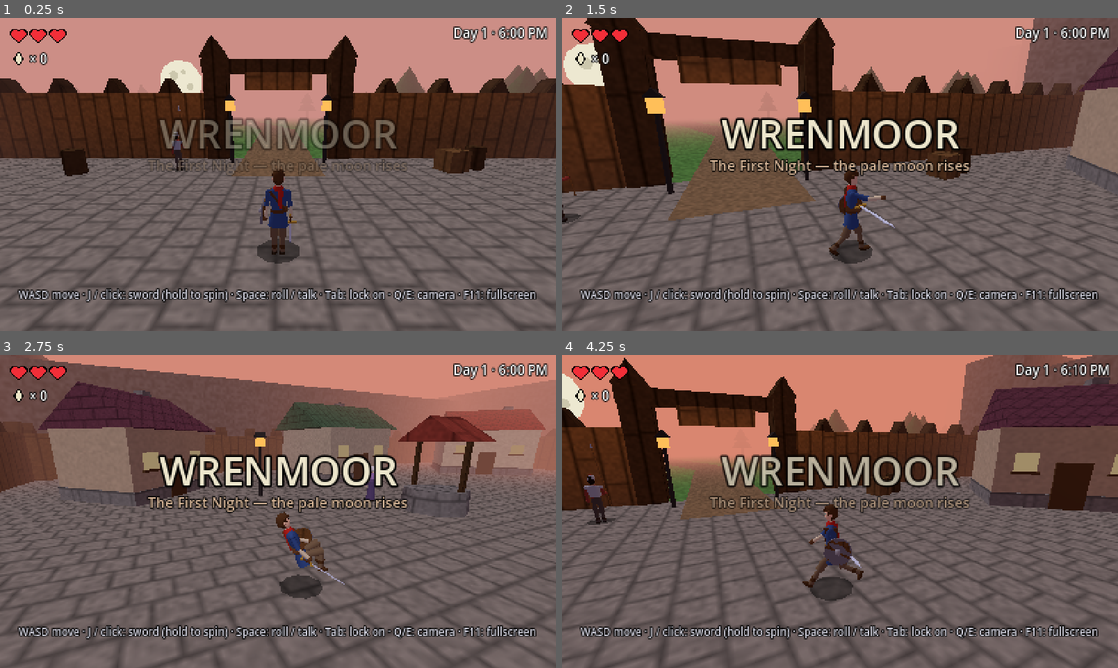
Above: before the commit, frames 1-4 (two rows, left to right).
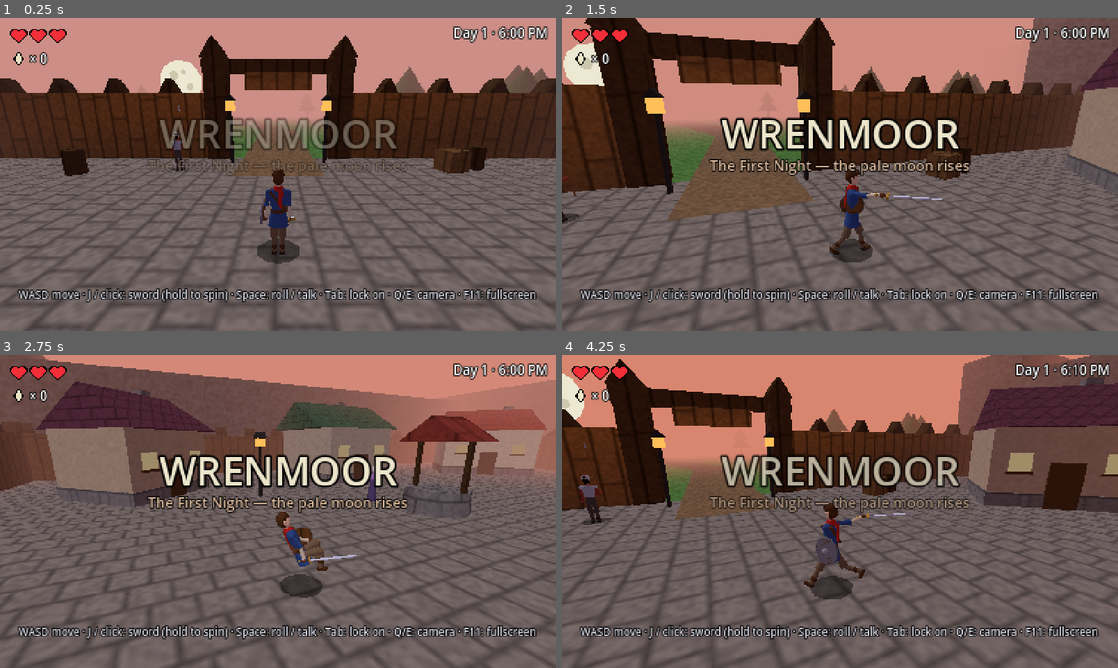
Above: after the commit, the same moments.

Repository: Feynos-Lin/zeldaclone
Game: Godot game, scene res://main.tscn
Two runs of this game, one before a commit and one after it. Both use one fixed random seed, a clock stepped at 60 frames per second and the inputs below.
Inputs (mouse positions are in pixels of both pictures, inside the frame that each line leads up to):
- Up to frame 1 (0.25 s): no input
- Up to frame 2 (1.5 s): tap Enter at 0.5 s; move the mouse to (962, 158) at 0.52 s; hold D (move_right) 0.53-1.25 s; hold J (attack) 0.53-1.25 s; tap Space (action) at 0.6 s; click (962, 158) at 0.67 s; drag from (728, 190) to (812, 237) at 1.27 s
- Up to frame 3 (2.75 s): move the mouse to (333, 442) at 2.02 s; hold D (move_right) from 2.03 s (still down); tap Tab (target) at 2.1 s; tap Space (action) at 2.3 s
- Up to frame 4 (4.25 s): release D (move_right) at 2.75 s; drag from (812, 574) to (673, 464) at 2.77 s; move the mouse to (1006, 558) at 3.52 s; hold A (move_left) from 3.53 s (still down); hold J (attack) from 3.53 s (still down); tap Tab (target) at 3.8 s

The runs differ from the first frame. In frame 1, less than 0.1% of the frame differs, in the area x 51-54%, y 54-72%; in frame 2, 0.7%; in frame 3, 7.0%; in frame 4, 15%, in the area x 0-100%, y 0-100%.

Commit message:
Swing the sword with the whole arm
The sword is now held in the hero's right hand. Each attack drives the
shoulder, elbow and torso twist through a wind-up, contact and
follow-through, and the blade angle follows the swing.

Co-Authored-By: Claude Opus 5.5 <noreply@anthropic.com>
Claude-Session: https://claude.ai/code/session_01NRNps1Qd5pM6PAM3fTWEJ4

Diff:
--- a/scripts/player.gd
+++ b/scripts/player.gd
@@ -32,6 +32,33 @@
 var roll_dir := Vector3.ZERO
 var target = null
 var anim_t := 0.0
+
+# Sword-arm poses: [arm direction, blade direction, torso twist, elbow bend, blade flat hint].
+# Directions are in the hero's own space: -Z is forward, +X his right, +Y up.
+const REST_POSE := [Vector3(0.12, -1.0, -0.18), Vector3(0.12, -0.4, -1.0), 0.0, 0.35, Vector3.UP]
+const GUARD_POSE := [Vector3(0.22, -0.6, -0.78), Vector3(0.05, 0.3, -1.0), -0.12, 0.6, Vector3.UP]
+const CHARGE_POSE := [Vector3(0.85, -0.05, 0.45), Vector3(0.5, 0.1, 0.86), -0.6, 0.35, Vector3.UP]
+const SPIN_POSE := [Vector3(1.0, 0.05, -0.2), Vector3(1.0, 0.0, -0.1), 0.0, 0.1, Vector3.UP]
+# Each swing: wind-up, contact, follow-through.
+const SWINGS := [
+	[   # right-to-left slash
+		[Vector3(0.9, 0.0, 0.35), Vector3(0.45, 0.18, 0.87), -0.55, 0.35, Vector3.UP],
+		[Vector3(0.25, 0.05, -1.0), Vector3(0.1, -0.02, -1.0), 0.0, 0.1, Vector3.UP],
+		[Vector3(-0.6, -0.15, -0.75), Vector3(-0.95, -0.12, -0.25), 0.55, 0.2, Vector3.UP],
+	],
+	[   # backhand, left-to-right
+		[Vector3(-0.45, -0.05, -0.6), Vector3(-0.95, 0.15, 0.15), 0.5, 0.45, Vector3.UP],
+		[Vector3(0.3, 0.08, -1.0), Vector3(0.2, 0.0, -1.0), 0.0, 0.15, Vector3.UP],
+		[Vector3(0.95, -0.05, -0.15), Vector3(0.85, -0.12, 0.5), -0.55, 0.2, Vector3.UP],
+	],
+	[   # overhead chop
+		[Vector3(0.3, 1.0, 0.12), Vector3(0.05, 0.55, 0.85), -0.15, 1.1, Vector3.RIGHT],
+		[Vector3(0.2, 0.35, -1.0), Vector3(0.05, 0.45, -1.0), 0.0, 0.25, Vector3.RIGHT],
+		[Vector3(0.15, -0.55, -0.85), Vector3(0.05, -0.8, -0.6), 0.05, 0.15, Vector3.RIGHT],
+	],
+]
+var cur_pose: Array = REST_POSE
+var from_pose: Array = REST_POSE
 
 
 func _ready() -> void:
@@ -86,7 +113,8 @@
 
 	# Sword: tapered blade, crossguard, wrapped grip, pommel
 	sword_root = Node3D.new()
-	body.add_child(sword_root)
+	sword_root.position = Vector3(0, -0.3, -0.005)
+	parts.forearm_r.add_child(sword_root)
 	blade_mat = B.mat(Color(0.82, 0.86, 0.92))
 	B.mesh(sword_root, B.box_mesh(Vector3(0.055, 0.014, 0.78)), Vector3(0, 0, -0.5), blade_mat)
 	B.mesh(sword_root, B.prism(Vector3(0.055, 0.14, 0.014)), Vector3(0, 0, -0.96), blade_mat, Vector3(-90, 0, 0))
@@ -217,13 +245,14 @@
 	hit_done = false
 	spin = is_spin
 	held_time = 0.0
+	from_pose = cur_pose
 	face_target()
 	blade_mat.albedo_color = Color(0.82, 0.86, 0.92)
 	main.sfx.play("spin" if is_spin else "swing")
 
 
 func state_attack(delta: float) -> void:
-	var dur := 0.5 if spin else 0.32
+	var dur := 0.5 if spin else 0.38
 	var t := clampf(state_time / dur, 0.0, 1.0)
 	var lunge := 0.0 if spin else 4.0 * (1.0 - t)
 	velocity.x = facing.x * lunge
@@ -232,10 +261,10 @@
 		held_time += delta
 	if not spin and state_time > 0.08 and Input.is_action_just_pressed("attack"):
 		combo_queued = true
-	if not hit_done and state_time >= (0.14 if spin else 0.08):
+	if not hit_done and state_time >= (0.14 if spin else dur * 0.4):
 		hit_done = true
 		do_hit()
-	pose_sword(t)
+	pose_attack(t)
 	if state_time >= dur:
 		if combo_queued and combo < 2:
 			start_attack(combo + 1, false)
@@ -254,9 +283,6 @@
 		face_target()
 	elif move_dir.length() > 0.1:
 		facing = move_dir.normalized()
-	sword_root.position = Vector3(0.24, 1.0, 0.12)
-	sword_root.rotation_degrees = Vector3(-8, 115, 0)
-	parts.arm_r.rotation.x = 0.6
 	if state_time >= CHARGE_TIME:
 		var f := 0.5 + 0.5 * sin(state_time * 30.0)
 		blade_mat.albedo_color = Color(0.82, 0.86, 0.92).lerp(Color(1.0, 0.95, 0.5), f)
@@ -268,7 +294,6 @@
 		else:
 			state = "move"
 			blade_mat.albedo_color = Color(0.82, 0.86, 0.92)
-			rest_pose()
 
 
 func start_roll(dir: Vector3) -> void:
@@ -362,26 +387,58 @@
 
 
 func rest_pose() -> void:
-	sword_root.position = Vector3(0.24, 0.8, -0.03)
-	sword_root.rotation_degrees = Vector3(-62, 0, 0)
-	parts.arm_r.rotation = Vector3.ZERO
-	parts.forearm_r.rotation.x = 0.35
-
-
-func pose_sword(t: float) -> void:
-	# Sword swings around the chest; arm follows.
-	sword_root.position = Vector3(0.05, 1.12, -0.12)
-	var e := 1.0 - pow(1.0 - t, 3.0)
+	parts.pivot.rotation.y = 0.0
+	apply_pose(REST_POSE)
+
+
+func nlerp(a: Vector3, b: Vector3, t: float) -> Vector3:
+	var v := a.normalized().lerp(b.normalized(), t)
+	return v.normalized() if v.length() > 0.001 else b.normalized()
+
+
+func blend_pose(p: Array, q: Array, t: float) -> Array:
+	return [nlerp(p[0], q[0], t), nlerp(p[1], q[1], t), lerpf(p[2], q[2], t), lerpf(p[3], q[3], t), q[4] if t > 0.5 else p[4]]
+
+
+## Points the shoulder, bends the elbow, twists the torso, and angles the blade.
+func apply_pose(p: Array) -> void:
+	cur_pose = p
+	var twist: float = p[2]
+	parts.body.rotation.y = twist
+	parts.leg_l.rotation.y = -twist
+	parts.leg_r.rotation.y = -twist
+	var d: Vector3 = (p[0] as Vector3).normalized()
+	var up := Vector3.BACK if absf(d.y) > 0.9 else Vector3.UP
+	parts.arm_r.basis = Basis.looking_at(d, up) * Basis(Vector3.RIGHT, PI * 0.5)
+	parts.forearm_r.rotation.x = p[3]
+	var bd: Vector3 = (p[1] as Vector3).normalized()
+	var hint: Vector3 = p[4]
+	if absf(bd.dot(hint)) > 0.95:
+		hint = Vector3.BACK
+	sword_root.global_basis = parts.body.global_basis * Basis.looking_at(bd, hint)
+
+
+func pose_attack(t: float) -> void:
 	if spin:
-		sword_root.rotation_degrees = Vector3(0, 90.0 - e * 400.0, 0)
-		model.rotation.y += 0.0
-	elif combo == 0:
-		sword_root.rotation_degrees = Vector3(-5, lerp(100.0, -85.0, e), 0)
-	elif combo == 1:
-		sword_root.rotation_degrees = Vector3(5, lerp(-100.0, 85.0, e), 0)
+		var e := 1.0 - pow(1.0 - t, 2.0)
+		parts.pivot.rotation.y = lerpf(-0.6, TAU, e)
+		apply_pose(blend_pose(from_pose, SPIN_POSE, minf(t * 6.0, 1.0)))
+		return
+	var k: Array = SWINGS[combo]
+	var p: Array
+	if t < 0.22:
+		var w := t / 0.22
+		p = blend_pose(from_pose, k[0], 1.0 - (1.0 - w) * (1.0 - w))
+	elif t < 0.6:
+		var w := (t - 0.22) / 0.38
+		w = w * w * (3.0 - 2.0 * w)
+		if w < 0.5:
+			p = blend_pose(k[0], k[1], w * 2.0)
+		else:
+			p = blend_pose(k[1], k[2], (w - 0.5) * 2.0)
 	else:
-		sword_root.rotation_degrees = Vector3(lerp(80.0, -65.0, e), 0, 0)
-	parts.arm_r.rotation.x = 1.3
+		p = k[2]
+	apply_pose(p)
 
 
 func animate(delta: float) -> void:
@@ -413,12 +470,26 @@
 		if target != null:
 			al.rotation.x = 0.5   # shield up while locked on
 			parts.forearm_l.rotation.x = 1.3
+		var want: Array
+		if state == "charge":
+			want = CHARGE_POSE.duplicate()
+			if state_time >= CHARGE_TIME:
+				want[0] = (want[0] as Vector3) + Vector3(randf_range(-0.03, 0.03), randf_range(-0.03, 0.03), 0)
+		elif target != null:
+			want = GUARD_POSE
+		else:
+			want = REST_POSE.duplicate()
+			if hspeed > 0.4:
+				want[0] = Vector3(0.12, -1.0, -0.18 + sin(anim_t) * 0.4)
+		apply_pose(blend_pose(cur_pose, want, minf(1.0, 14.0 * delta)))
 	elif state == "attack":
 		la.rotation.x = 0.4
 		lr.rotation.x = -0.3
 		parts.shin_l.rotation.x = -0.2
 		parts.shin_r.rotation.x = -0.4
-	elif state == "roll":
+	if state == "roll" or state == "hurt" or state == "dead":
+		apply_pose(blend_pose(cur_pose, REST_POSE, minf(1.0, 14.0 * delta)))
+	if state == "roll":
 		la.rotation.x = 1.6
 		lr.rotation.x = 1.3
 		parts.shin_l.rotation.x = -2.0
